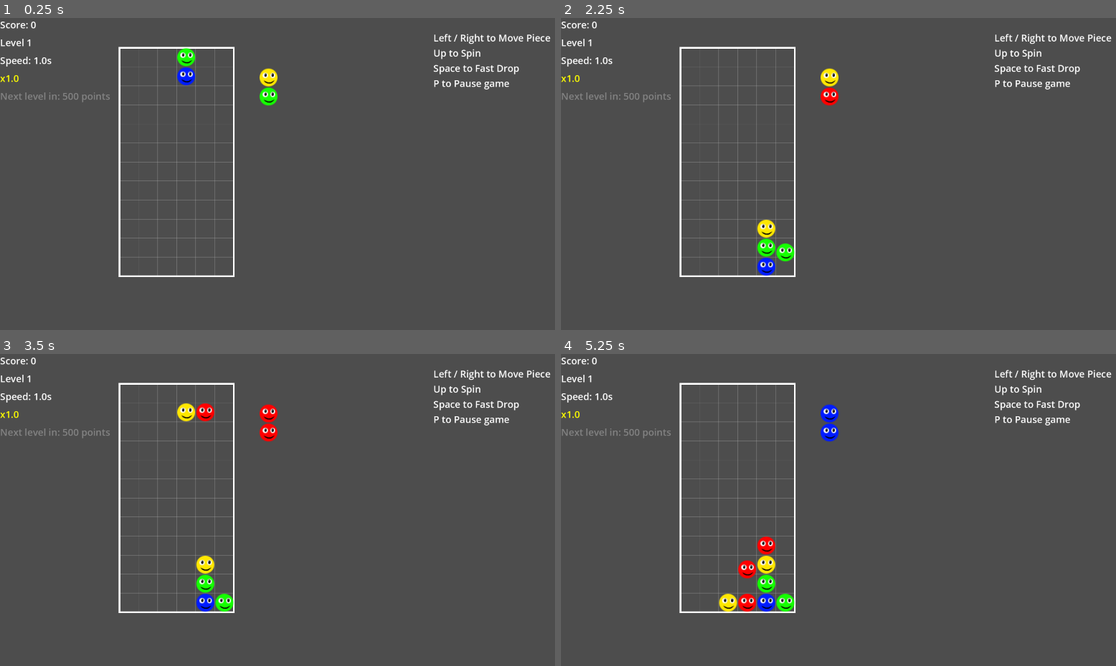
Above: before the commit, frames 1-4 (two rows, left to right).
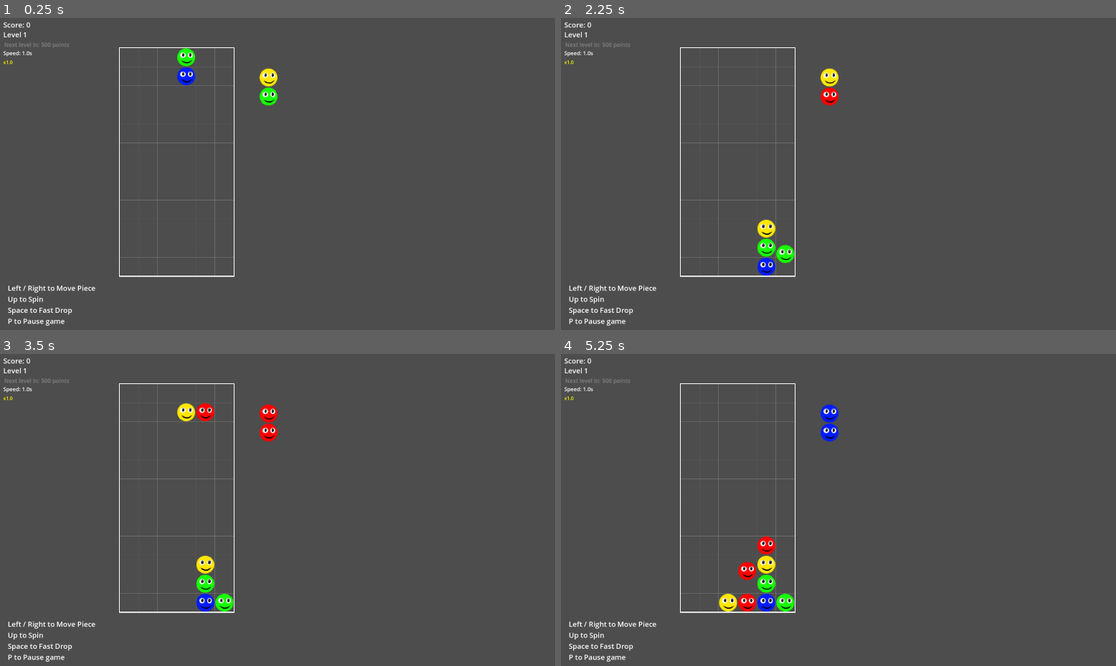
Above: after the commit, the same moments.

Repository: csmallfield/PuyoPuyo
Game: Godot game, scene res://scenes/Main.tscn
Two runs of this game, one before a commit and one after it. Both use one fixed random seed, a clock stepped at 60 frames per second and the inputs below. The engine's default icon, where the game draws it, is replaced by a stand-in: a white triangle on a blue panel in a dark square.
Inputs:
- Up to frame 1 (0.25 s): no input
- Up to frame 2 (2.25 s): tap Enter at 0.5 s; hold Right (move_right) 0.53-1.28 s; hold Space (fast_drop) 0.53-1.28 s; tap R (restart) at 1.25, 2 s; hold Down (move_down) 1.28-2.03 s; tap Up (rotate_piece) at 1.35 s; hold Right (move_right) from 2.03 s (still down); hold Space (fast_drop) from 2.03 s (still down)
- Up to frame 3 (3.5 s): keep holding Right (move_right); tap R (restart) at 2.75 s; release Space (fast_drop) at 2.78 s; tap Up (rotate_piece) at 2.85 s
- Up to frame 4 (5.25 s): tap R (restart) at 3.5, 4.15, 5 s; release Right (move_right) at 3.53 s; hold Space (fast_drop) 3.53-4.28 s; hold Left (move_left) 3.53-5.03 s; tap Up (rotate_piece) at 4.35 s; hold Down (move_down) from 5.03 s (still down); hold Space (fast_drop) from 5.03 s (still down)

The runs differ from the first frame. In frame 1, 2.5% of the frame differs, in the area x 0-100%, y 1-99%; in frame 2, 2.6%; in frame 3, 2.5%; in frame 4, 2.7%.

Commit message:
Runs Natively at 1920x1080
Before I was doing a scale up as the initial creation of the game was small, now it's scale 1 and elements are adjusted. UI is still ugly as hell. Sprites are badly scaled and will be replaced.

Diff:
--- a/puyopuyo_prototype/project.godot
+++ b/puyopuyo_prototype/project.godot
@@ -23,7 +23,6 @@
 
 window/size/viewport_width=1920
 window/size/viewport_height=1080
-window/stretch/scale=2.0
 
 [input]
 
--- a/puyopuyo_prototype/scenes/Main.tscn
+++ b/puyopuyo_prototype/scenes/Main.tscn
@@ -18,50 +18,64 @@
 
 [node name="ScoreLabel" type="Label" parent="UI"]
 layout_mode = 0
-offset_right = 40.0
-offset_bottom = 23.0
+offset_left = 11.0
+offset_top = 6.0
+offset_right = 51.0
+offset_bottom = 40.0
+theme_override_font_sizes/font_size = 24
 
 [node name="GameOverPanel" type="Panel" parent="UI"]
 layout_mode = 0
 offset_left = 480.0
-offset_top = 270.0
+offset_top = 275.0
 offset_right = 720.0
-offset_bottom = 350.0
+offset_bottom = 355.0
 
 [node name="Label" type="Label" parent="UI/GameOverPanel"]
 layout_mode = 0
 offset_right = 40.0
 offset_bottom = 23.0
-text = "Game Over! Press R to restart"
+theme_override_font_sizes/font_size = 26
+text = "Game Over!
+Press R to restart"
+horizontal_alignment = 1
+vertical_alignment = 1
 
 [node name="LevelLabel" type="Label" parent="UI"]
 layout_mode = 0
-offset_top = 30.0
-offset_right = 54.0
-offset_bottom = 53.0
+offset_left = 11.0
+offset_top = 39.0
+offset_right = 91.0
+offset_bottom = 73.0
+theme_override_font_sizes/font_size = 24
 text = "Level 1"
 
 [node name="SpeedLabel" type="Label" parent="UI"]
 layout_mode = 0
-offset_top = 60.0
-offset_right = 40.0
-offset_bottom = 83.0
+offset_left = 11.0
+offset_top = 105.0
+offset_right = 108.0
+offset_bottom = 131.0
+theme_override_font_sizes/font_size = 18
 text = "Speed: 1.0s"
 
 [node name="MultiplierLabel" type="Label" parent="UI"]
 layout_mode = 0
-offset_top = 90.0
-offset_right = 40.0
-offset_bottom = 113.0
+offset_left = 11.0
+offset_top = 137.0
+offset_right = 51.0
+offset_bottom = 160.0
 theme_override_colors/font_color = Color(1, 1, 0, 1)
 text = "x1.0"
 
 [node name="NextLevelLabel" type="Label" parent="UI"]
 layout_mode = 0
-offset_top = 120.0
-offset_right = 40.0
-offset_bottom = 143.0
+offset_left = 14.0
+offset_top = 76.0
+offset_right = 233.0
+offset_bottom = 103.0
 theme_override_colors/font_color = Color(0.515867, 0.515867, 0.515867, 1)
+theme_override_font_sizes/font_size = 19
 text = "Next level in: 500 points"
 
 [node name="LevelUpNotification" type="Panel" parent="UI"]
@@ -81,6 +95,7 @@
 theme_override_font_sizes/font_size = 24
 text = "LEVEL UP!"
 horizontal_alignment = 1
+vertical_alignment = 1
 
 [node name="PausePanel" type="Panel" parent="UI"]
 visible = false
@@ -127,10 +142,11 @@
 
 [node name="Instructions" type="Label" parent="UI"]
 layout_mode = 0
-offset_left = 726.0
-offset_top = 22.0
-offset_right = 923.0
-offset_bottom = 123.0
+offset_left = 26.0
+offset_top = 891.0
+offset_right = 320.0
+offset_bottom = 1036.0
+theme_override_font_sizes/font_size = 24
 text = "Left / Right to Move Piece
 Up to Spin
 Space to Fast Drop
--- a/puyopuyo_prototype/scripts/GameState.gd
+++ b/puyopuyo_prototype/scripts/GameState.gd
@@ -68,7 +68,7 @@
 ]
 
 # Animation settings
-var piece_fall_speed = 200.0  # pixels per second for smooth falling
+var piece_fall_speed = 400.0  # pixels per second for smooth falling
 var use_sprites = true  # Set to true to use sprite files instead of generated circles
 var sprite_paths = {
 	Color.RED: "res://assets/red_piece.png",
--- a/puyopuyo_prototype/scripts/Grid.gd
+++ b/puyopuyo_prototype/scripts/Grid.gd
@@ -3,7 +3,7 @@
 
 signal game_over
 
-const CELL_SIZE = 32
+const CELL_SIZE = 64  # Changed from 32 to 64
 const LANDING_GRACE_PERIOD = 0.25  # Time in seconds players can move after landing
 const BOMB_SHAKE_INTENSITY = 8.0  # Pixels of shake - adjustable
 const Piece = preload("res://scenes/Piece.tscn")
@@ -29,7 +29,7 @@
 
 func _ready():
 	initialize_grid()
-	original_position = Vector2(200, 50)  # Store original offset
+	original_position = Vector2(400, 100)  # Changed from Vector2(200, 50)
 	position = original_position
 
 func _draw():
@@ -130,7 +130,7 @@
 	# Prepare next piece
 	next_piece_pair = piece_pair_scene.instantiate()
 	add_child(next_piece_pair)
-	next_piece_pair.set_pixel_position(Vector2(250, 50))  # Show next piece area
+	next_piece_pair.set_pixel_position(Vector2(500, 100))  # Changed from Vector2(250, 50)
 
 func start_camera_shake(duration: float):
 	is_shaking = true
@@ -430,7 +430,7 @@
 			var piece = grid_data[y][x]
 			if piece != null and piece.is_animating:
 				return true
-		return false
+	return false  # Fixed: moved outside the loops
 
 func check_and_clear_matches():
 	while is_animating():
@@ -580,6 +580,7 @@
 						var piece = grid_data[y][x]
 						grid_data[y][x] = null
 						grid_data[target_y][x] = piece
+						# Use the improved animation system
 						piece.animate_to_position(grid_to_pixel(Vector2(x, target_y)))
 						something_fell = true
 
--- a/puyopuyo_prototype/scripts/Piece.gd
+++ b/puyopuyo_prototype/scripts/Piece.gd
@@ -7,6 +7,7 @@
 var sprite = null
 var target_position = Vector2.ZERO
 var is_animating = false
+var animation_tween = null  # Track the tween to avoid conflicts
 
 func _ready():
 	# Create the sprite node
@@ -17,16 +18,8 @@
 	create_piece_texture()
 
 func _process(delta):
-	# Smooth animation towards target position
-	if is_animating:
-		var distance = target_position.distance_to(position)
-		if distance > 2.0:  # Still moving
-			var direction = (target_position - position).normalized()
-			position += direction * GameState.piece_fall_speed * delta
-		else:
-			# Close enough, snap to target
-			position = target_position
-			is_animating = false
+	# Remove the old animation system since we're using tweens now
+	pass
 
 func create_piece_texture():
 	if GameState.use_sprites and GameState.sprite_paths.has(color):
@@ -43,37 +36,37 @@
 
 func create_procedural_texture():
 	var texture = ImageTexture.new()
-	var image = Image.create(32, 32, false, Image.FORMAT_RGBA8)
+	var image = Image.create(64, 64, false, Image.FORMAT_RGBA8)
 	image.fill(Color.TRANSPARENT)
 
 	if is_bomb:
 		# Draw bomb piece - solid black circle
-		for y in range(32):
-			for x in range(32):
-				var dist = Vector2(x - 16, y - 16).length()
-				if dist < 14:
+		for y in range(64):
+			for x in range(64):
+				var dist = Vector2(x - 32, y - 32).length()
+				if dist < 28:
 					image.set_pixel(x, y, Color.BLACK)
-				elif dist < 16:
+				elif dist < 32:
 					image.set_pixel(x, y, Color.WHITE)  # White outline for bombs
 	elif is_bubble:
 		# Draw bubble piece with different pattern
-		for y in range(32):
-			for x in range(32):
-				var dist = Vector2(x - 16, y - 16).length()
-				if dist < 12:
+		for y in range(64):
+			for x in range(64):
+				var dist = Vector2(x - 32, y - 32).length()
+				if dist < 24:
 					image.set_pixel(x, y, color)
-				elif dist < 14:
+				elif dist < 28:
 					image.set_pixel(x, y, color.darkened(0.5))
-				elif dist < 15:
+				elif dist < 30:
 					image.set_pixel(x, y, Color.WHITE)  # White outline for bubbles
 	else:
 		# Draw normal piece
-		for y in range(32):
-			for x in range(32):
-				var dist = Vector2(x - 16, y - 16).length()
-				if dist < 14:
+		for y in range(64):
+			for x in range(64):
+				var dist = Vector2(x - 32, y - 32).length()
+				if dist < 28:
 					image.set_pixel(x, y, color)
-				elif dist < 16:
+				elif dist < 32:
 					image.set_pixel(x, y, color.darkened(0.3))
 
 	texture.set_image(image)
@@ -99,10 +92,30 @@
 		create_piece_texture()
 
 func animate_to_position(new_position):
+	# Stop any existing animation to prevent conflicts
+	stop_animation()
+
 	target_position = new_position
 	is_animating = true
 
+	# Use a tween for smooth, controlled animation
+	animation_tween = create_tween()
+	animation_tween.tween_property(self, "position", new_position, 0.3)
+	animation_tween.tween_callback(func():
+		is_animating = false
+		animation_tween = null
+	)
+
 func set_position_immediately(new_position):
+	# Stop any animation and set position directly
+	stop_animation()
 	position = new_position
 	target_position = new_position
 	is_animating = false
+
+func stop_animation():
+	# Clean up any existing animation
+	if animation_tween:
+		animation_tween.kill()
+		animation_tween = null
+	is_animating = false
--- a/puyopuyo_prototype/scripts/PiecePair.gd
+++ b/puyopuyo_prototype/scripts/PiecePair.gd
@@ -59,15 +59,15 @@
 	match piece_rotation:
 		0:  # Vertical, piece1 on top
 			piece1.position = Vector2(0, 0)
-			piece2.position = Vector2(0, 32)
+			piece2.position = Vector2(0, 64)
 		1:  # Horizontal, piece1 on left
 			piece1.position = Vector2(0, 0)
-			piece2.position = Vector2(32, 0)
+			piece2.position = Vector2(64, 0)
 		2:  # Vertical, piece2 on top
-			piece1.position = Vector2(0, 32)
+			piece1.position = Vector2(0, 64)
 			piece2.position = Vector2(0, 0)
 		3:  # Horizontal, piece2 on left
-			piece1.position = Vector2(32, 0)
+			piece1.position = Vector2(64, 0)
 			piece2.position = Vector2(0, 0)
 
 func rotate_pieces():
Binary file changed: puyopuyo_prototype/assets/blue_piece.png
Binary file changed: puyopuyo_prototype/assets/bomb_piece.png
Binary file changed: puyopuyo_prototype/assets/bubble_piece.png
Binary file changed: puyopuyo_prototype/assets/green_piece.png
Binary file changed: puyopuyo_prototype/assets/red_piece.png
Binary file changed: puyopuyo_prototype/assets/yellow_piece.png
